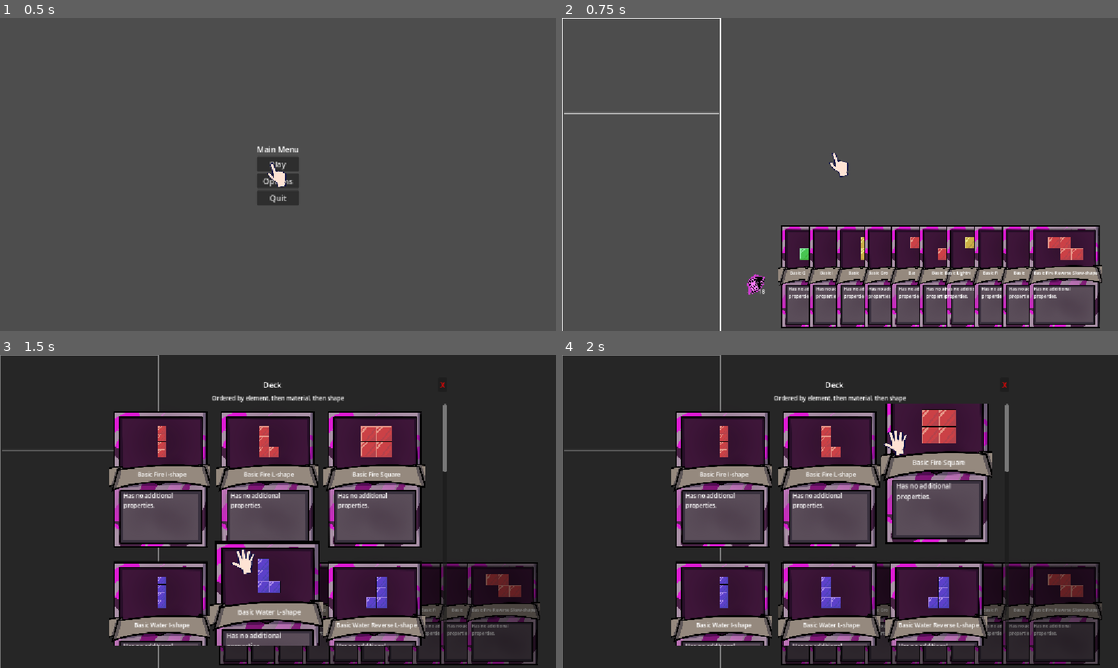
Above: before the commit, frames 1-4 (two rows, left to right).
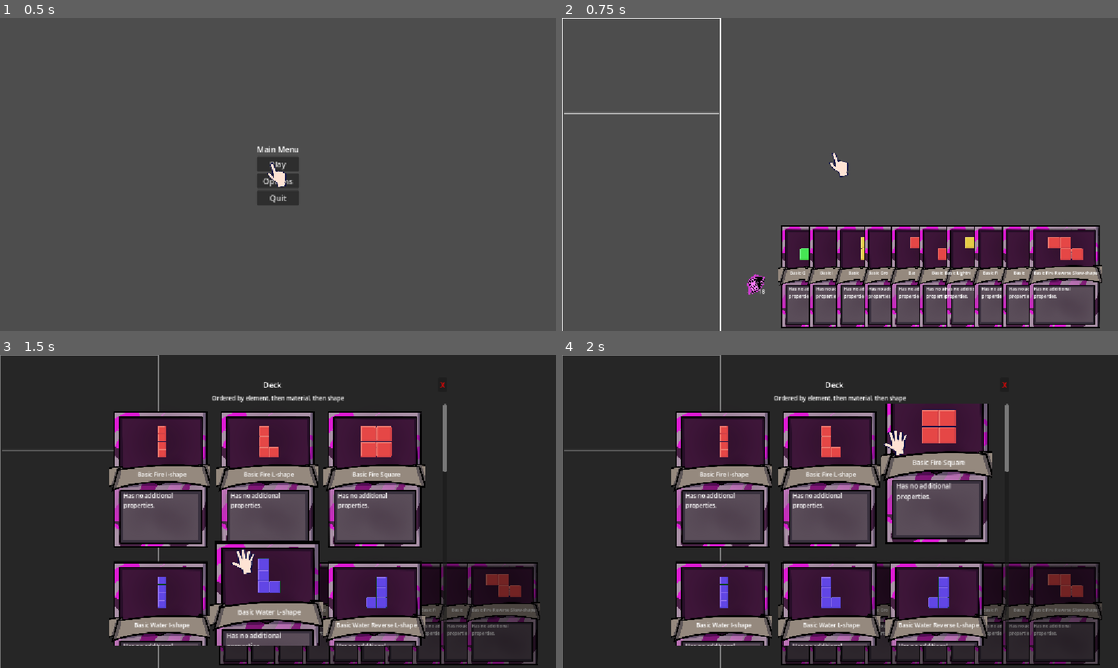
Above: after the commit, the same moments.

Repository: ttcs-games/godot-wild-jam-99
Game: Godot game, scene res://Main_menu.tscn
Same seed, same stepped clock (60 frames per second), same inputs: the game is played once before the commit and once after it.
Inputs (mouse positions are in pixels of both pictures, inside the frame that each line leads up to):
- Up to frame 1 (0.5 s): no input
- Up to frame 2 (0.75 s): click "Play" at 0.5 s
- Up to frame 3 (1.5 s): tap Enter at 1.25 s; drag from (200, 621) to (333, 442) at 1.27 s
- Up to frame 4 (2 s): no input

Frame 1 is identical in both runs. In frame 2, 0.6% of the frame differs, in the area x 42-94%, y 70-78%; in frame 3, 1.6%; in frame 4, 1.7%, in the area x 28-94%, y 17-81%.

Commit message:
made basic material skeleton code (#12)
* first commit

* basic material setup

made basic material skeleton code

Diff:
--- /dev/null
+++ b/assets/sprites/Blocks.tres
@@ -0,0 +1,7 @@
+[gd_resource type="AtlasTexture" format=3 uid="uid://dcfv4jt4hlpnj"]
+
+[ext_resource type="Texture2D" uid="uid://c2xkwfu2m0x7i" path="res://assets/sprites/Block Assets 1.png" id="1_mux5b"]
+
+[resource]
+atlas = ExtResource("1_mux5b")
+region = Rect2(0, 0, 512, 512)
--- a/cursor.gd
+++ b/cursor.gd
@@ -4,15 +4,11 @@
 # Called when the node enters the scene tree for the first time.
 func _ready():
 	Input.mouse_mode = Input.MOUSE_MODE_HIDDEN
-
 	play("idle")
 
 func _process(_delta):
 	position = get_viewport().get_mouse_position()
 
-
-
-
 func _on_animation_finished() -> void:
 	if animation == "hover_exit" || animation == "throw":
 		play("idle")
--- a/data/material_data.gd
+++ b/data/material_data.gd
@@ -3,6 +3,7 @@
 
 class_name MaterialData
 extends Resource
-
+enum ID {BRICK,GLASS,GRASS, ICE, SLIME}
 @export var display_name: String = "Basic"
 @export var description: String = "Has no additional properties."
+@export var sprite :Resource
--- /dev/null
+++ b/data/material_handler.gd
@@ -0,0 +1,28 @@
+class_name  MaterialHandler
+
+var path: Dictionary
+
+func _init() -> void:
+	path = {
+	"Basic": preload("res://data/materials/basic_material.tres"),
+	"Brick": preload("res://data/materials/brick_material.tres"),
+	"Grass": preload("res://data/materials/grass_material.tres"),
+	"Glass": preload("res://data/materials/glass_material.tres"),
+	"Ice": preload("res://data/materials/ice_material.tres"),
+	"Slime": preload("res://data/materials/slime_material.tres"),
+}
+#used to make material
+func make_Material(card : CardData, material:String):
+	#block.mat= path[material]
+	card.material = path[material]
+	print(card.material)
+
+
+func play_grass(card_deck :CardPile, block : Node2D, card : CardData):
+	#make_Material(card,"grass")
+	#draw 1
+	card_deck.draw(1)
+
+
+func play_glass():
+	pass
--- a/data/materials/basic_material.tres
+++ b/data/materials/basic_material.tres
@@ -1,7 +1,9 @@
 [gd_resource type="Resource" script_class="MaterialData" format=3 uid="uid://c8hhuk21g1xh5"]
 
 [ext_resource type="Script" uid="uid://kl16elp5u6du" path="res://data/material_data.gd" id="1_447cj"]
+[ext_resource type="Texture2D" uid="uid://dcfv4jt4hlpnj" path="res://assets/sprites/Blocks.tres" id="2_duqpm"]
 
 [resource]
 script = ExtResource("1_447cj")
+sprite = ExtResource("2_duqpm")
 metadata/_custom_type_script = "uid://kl16elp5u6du"
--- /dev/null
+++ b/data/materials/brick_material.tres
@@ -0,0 +1,11 @@
+[gd_resource type="Resource" script_class="MaterialData" format=3 uid="uid://bl7rh6egla741"]
+
+[ext_resource type="Script" uid="uid://kl16elp5u6du" path="res://data/material_data.gd" id="1_ujen3"]
+[ext_resource type="Texture2D" uid="uid://diwxkmycva76b" path="res://assets/sprites/Block Brick.png" id="2_hpvib"]
+
+[resource]
+script = ExtResource("1_ujen3")
+display_name = "Brick"
+description = "When placed and touches the same element, draw 1 card from draw pile"
+sprite = ExtResource("2_hpvib")
+metadata/_custom_type_script = "uid://kl16elp5u6du"
--- /dev/null
+++ b/data/materials/glass_material.tres
@@ -0,0 +1,11 @@
+[gd_resource type="Resource" script_class="MaterialData" format=3 uid="uid://dry2k1v63v8hg"]
+
+[ext_resource type="Script" uid="uid://kl16elp5u6du" path="res://data/material_data.gd" id="1_nufi3"]
+[ext_resource type="Texture2D" uid="uid://5vamtc1a6ibs" path="res://assets/sprites/Block Glass.png" id="2_hhs0m"]
+
+[resource]
+script = ExtResource("1_nufi3")
+display_name = "Glass"
+description = "When placed, select a Non-Glass card from discard pile to return into hand"
+sprite = ExtResource("2_hhs0m")
+metadata/_custom_type_script = "uid://kl16elp5u6du"
--- /dev/null
+++ b/data/materials/grass_material.tres
@@ -0,0 +1,11 @@
+[gd_resource type="Resource" script_class="MaterialData" format=3 uid="uid://cq7wxwv375gnr"]
+
+[ext_resource type="Script" uid="uid://kl16elp5u6du" path="res://data/material_data.gd" id="1_rlchb"]
+[ext_resource type="Texture2D" uid="uid://6battpn7teek" path="res://assets/sprites/Block Grass.png" id="2_c50ns"]
+
+[resource]
+script = ExtResource("1_rlchb")
+display_name = "Grass"
+description = "When placed, if there is at least 1 basic card in hand - turn it into Grass and draw 1 cardCannot be replaced with new Material"
+sprite = ExtResource("2_c50ns")
+metadata/_custom_type_script = "uid://kl16elp5u6du"
--- /dev/null
+++ b/data/materials/ice_material.tres
@@ -0,0 +1,11 @@
+[gd_resource type="Resource" script_class="MaterialData" format=3 uid="uid://ceh3kxmww3pia"]
+
+[ext_resource type="Script" uid="uid://kl16elp5u6du" path="res://data/material_data.gd" id="1_aslbk"]
+[ext_resource type="Texture2D" uid="uid://cr7ox1puvepbu" path="res://assets/sprites/Block Ice.png" id="2_vdrlx"]
+
+[resource]
+script = ExtResource("1_aslbk")
+display_name = "Ice"
+description = "Ignores element opposition"
+sprite = ExtResource("2_vdrlx")
+metadata/_custom_type_script = "uid://kl16elp5u6du"
--- /dev/null
+++ b/data/materials/slime_material.tres
@@ -0,0 +1,11 @@
+[gd_resource type="Resource" script_class="MaterialData" format=3 uid="uid://cioenvsm7t806"]
+
+[ext_resource type="Script" uid="uid://kl16elp5u6du" path="res://data/material_data.gd" id="1_oei48"]
+[ext_resource type="Texture2D" uid="uid://c1tnjq1ulep6t" path="res://assets/sprites/Block Slime.png" id="2_e6bqk"]
+
+[resource]
+script = ExtResource("1_oei48")
+display_name = "Slime"
+description = "Can be placed without foundation Shapes placed next to it dont need foundation Single play for this round"
+sprite = ExtResource("2_e6bqk")
+metadata/_custom_type_script = "uid://kl16elp5u6du"
--- a/default_bus_layout.tres
+++ b/default_bus_layout.tres
@@ -1,7 +1,7 @@
 [gd_resource type="AudioBusLayout" format=3 uid="uid://b2vlyk1nijo3c"]
 
 [resource]
-bus/0/volume_db = -80.0
+bus/0/volume_db = 0.0694828
 bus/1/name = &"Music"
 bus/1/solo = false
 bus/1/mute = false
@@ -12,5 +12,5 @@
 bus/2/solo = false
 bus/2/mute = false
 bus/2/bypass_fx = false
-bus/2/volume_db = -80.0
+bus/2/volume_db = -2.7080164
 bus/2/send = &"Master"
--- a/game_objects/block.gd
+++ b/game_objects/block.gd
@@ -6,7 +6,10 @@
 @export var element: Elements.Id = Elements.Id.RED
 # todo: material, sprite assignment
 
+@onready  var mat: MaterialData = preload("res://data/materials/basic_material.tres")
+
 # When created, set shift the hue equal to its assigned element
 func _ready() -> void:
-	var mat := material as ShaderMaterial
-	mat.set_shader_parameter("shift_amount", Elements.color(element))
+	var shader := material as ShaderMaterial
+	shader.set_shader_parameter("shift_amount", Elements.color(element))
+	texture=mat.sprite
--- a/game_objects/block.tscn
+++ b/game_objects/block.tscn
@@ -1,7 +1,7 @@
 [gd_scene format=3 uid="uid://gc8u4yf0gjcs"]
 
 [ext_resource type="Shader" uid="uid://cbevm783qlg21" path="res://assets/hue.gdshader" id="1_i00o8"]
-[ext_resource type="Texture2D" uid="uid://c2v1642610t21" path="res://assets/sprites/Glass.png" id="2_oeij8"]
+[ext_resource type="Texture2D" uid="uid://dcfv4jt4hlpnj" path="res://assets/sprites/Blocks.tres" id="2_i00o8"]
 [ext_resource type="Script" uid="uid://bjwwwtuyxp6lo" path="res://game_objects/block.gd" id="3_odxlu"]
 
 [sub_resource type="ShaderMaterial" id="ShaderMaterial_5npld"]
@@ -12,7 +12,7 @@
 [node name="Block" type="Sprite2D" unique_id=388570225]
 material = SubResource("ShaderMaterial_5npld")
 scale = Vector2(0.063, 0.063)
-texture = ExtResource("2_oeij8")
+texture = ExtResource("2_i00o8")
 centered = false
 region_rect = Rect2(0, 0, 32, 32)
 script = ExtResource("3_odxlu")
--- a/game_objects/card.gd
+++ b/game_objects/card.gd
@@ -12,7 +12,7 @@
 @onready var description_label: Label = $MarginContainer/VBoxContainer/DescriptionLabel
 
 # VARIABLES
-var card_data: CardData # the data object
+@export var card_data: CardData # the data object
 var _rest_position := Vector2.ZERO # resting position of the card
 var _rest_z := 0 # resting layer position
 var _current_shape: Node2D = null # shape on the card
--- a/game_objects/shape.gd
+++ b/game_objects/shape.gd
@@ -7,6 +7,7 @@
 @export var offsets: Array[Vector2i] # All coordinates of the blocks, needed to make a shape
 @export var element: Elements.Id = Elements.Id.GREEN
 @export var cell_size: int = 32
+@export var mat: MaterialData
 
 func _ready() -> void:
 	# Create a visual by spawning blocks from an array
@@ -14,5 +15,6 @@
 		var b := BLOCK.instantiate()
 		# Assign position by multiplied its normalized coordinates (starts at 0, 0) times the size of a cell
 		b.position = offset * cell_size
+		b.mat = mat
 		b.element = element
 		add_child(b)
--- a/main_menu.gd
+++ b/main_menu.gd
@@ -36,7 +36,7 @@
 func changeAudio (busName:String, value:float):
 	var busIndex = AudioServer.get_bus_index(busName)
 	AudioServer.set_bus_volume_db(busIndex, linear_to_db(value) )
-	AudioServer.set_bus_mute(busIndex, value<0.5)
+	AudioServer.set_bus_mute(busIndex, value<0.01)
 
 func _on_master_slider_value_changed(value: float) -> void:
 	changeAudio("Master",value)
--- a/project.godot
+++ b/project.godot
@@ -13,6 +13,10 @@
 config/name="Untitled Tetris Game"
 run/main_scene="uid://lwwwqq1ynapw"
 config/features=PackedStringArray("4.7", "GL Compatibility")
+
+[audio]
+
+buses/default_bus_layout="uid://b2vlyk1nijo3c"
 
 [autoload]
 
--- a/ui/cursorAnimation.tscn
+++ b/ui/cursorAnimation.tscn
@@ -115,6 +115,11 @@
 "name": &"idle",
 "speed": 5.0
 }, {
+"frames": [],
+"loop": 1,
+"name": &"new_animation",
+"speed": 5.0
+}, {
 "frames": [{
 "duration": 1.0,
 "texture": SubResource("AtlasTexture_s1m11")
@@ -136,7 +141,7 @@
 [node name="Cursor" type="AnimatedSprite2D" unique_id=1383289649]
 scale = Vector2(0.41393444, 0.3506711)
 sprite_frames = SubResource("SpriteFrames_34yac")
-animation = &"hover_exit"
+animation = &"hover"
 script = ExtResource("2_fqu3v")
 
 [connection signal="animation_finished" from="." to="." method="_on_animation_finished"]
Not shown: 1 places in Main_menu.tscn that only renumber resources
Binary file added: assets/sprites/Block Assets 1.png
Not shown, added: assets/sprites/Block Assets 1.png.import
Not shown, added: data/material_handler.gd.uid
Not shown: 1 places in ui/cursorAnimation.tscn that only renumber resources
